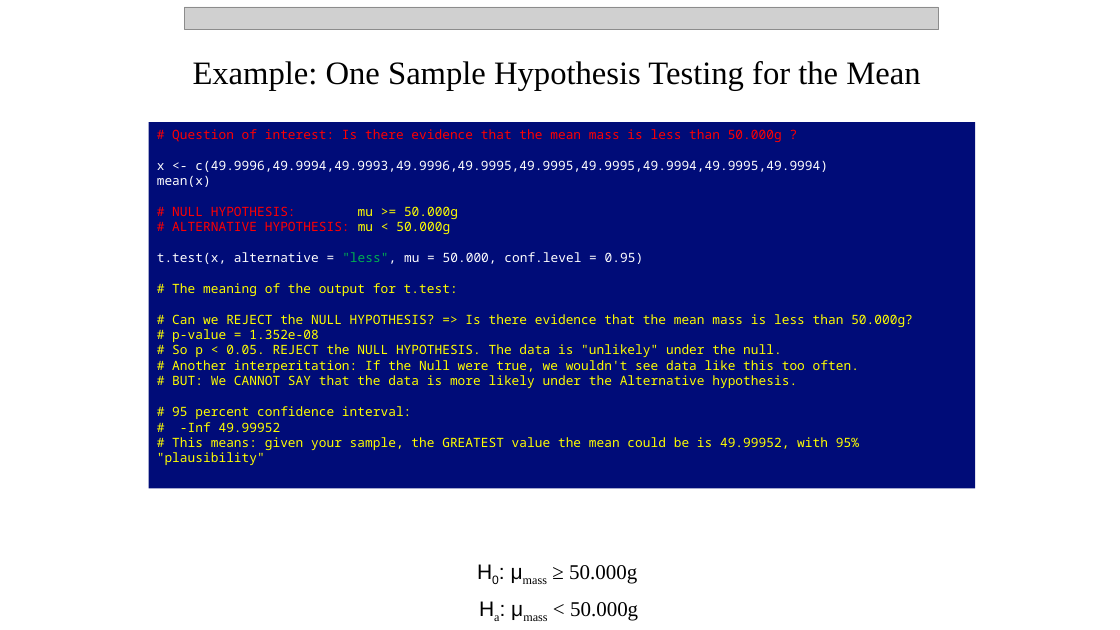
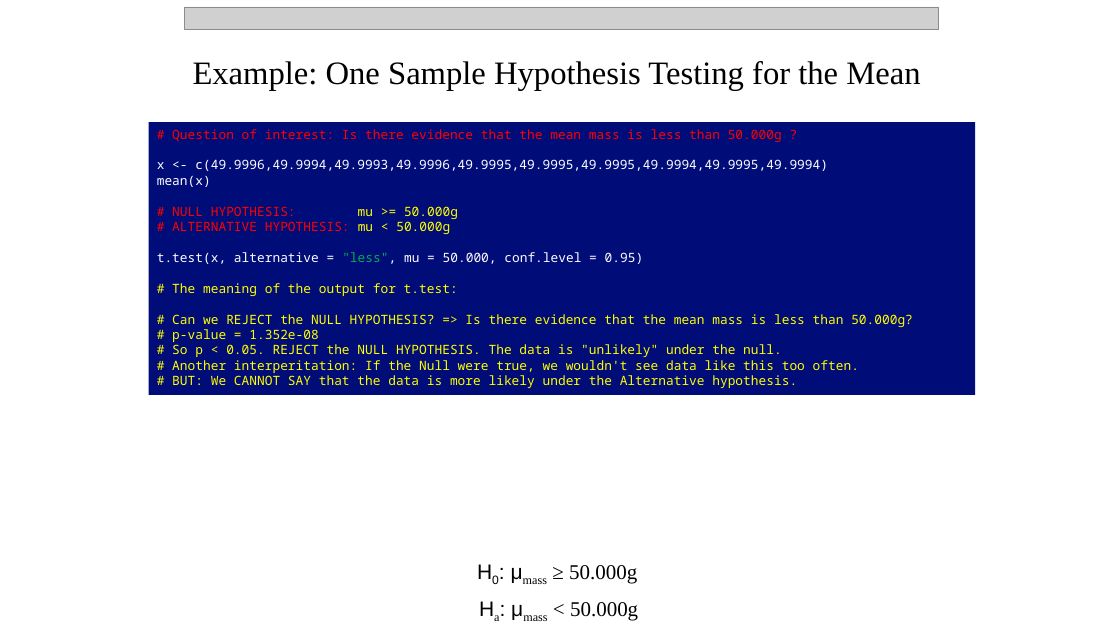
Before and after one commit to npetraco/workshop21, a slide deck: slide 29 of notes/day_2.pptx (slide 30 before the commit). Drawn at 1120x630 pixels with LibreOffice and Linux fonts; fonts in the diff are those of the drawing; grey boxes stand for pictures. Boxes give left, top, right and bottom in pixels: in the first picture for what was removed or moved away, otherwise in the second. Text is boxed around its words. In the diff, an @@ line names an element or a change of style, - is before the commit and + after.

```diff
--- a/notes/day_2.pptx
+++ b/notes/day_2.pptx
@@ rectangle "# Question of interest: Is ...": place and size @@
-rectangle "# Question of interest: Is ..." at [149, 123, 975, 489]
+rectangle "# Question of interest: Is ..." at [149, 123, 975, 396]
@@ text in rectangle at [157, 406, 859, 465]: paragraphs removed @@
-# 95 percent confidence interval:
-# -Inf 49.99952
-# This means: given your sample, the GREATEST value the mean could be is 49.99952, with 95% "plausibility"
```
Also in this commit, not shown: 9 other slides changed, 1 slide removed.
